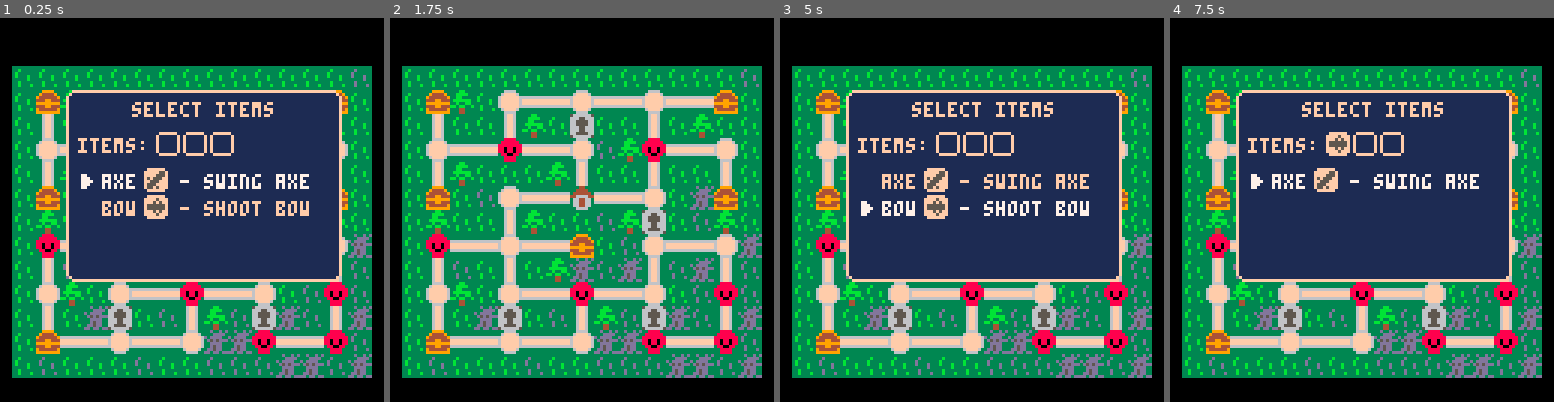
Above: before the commit, frames 1-4 (left to right).
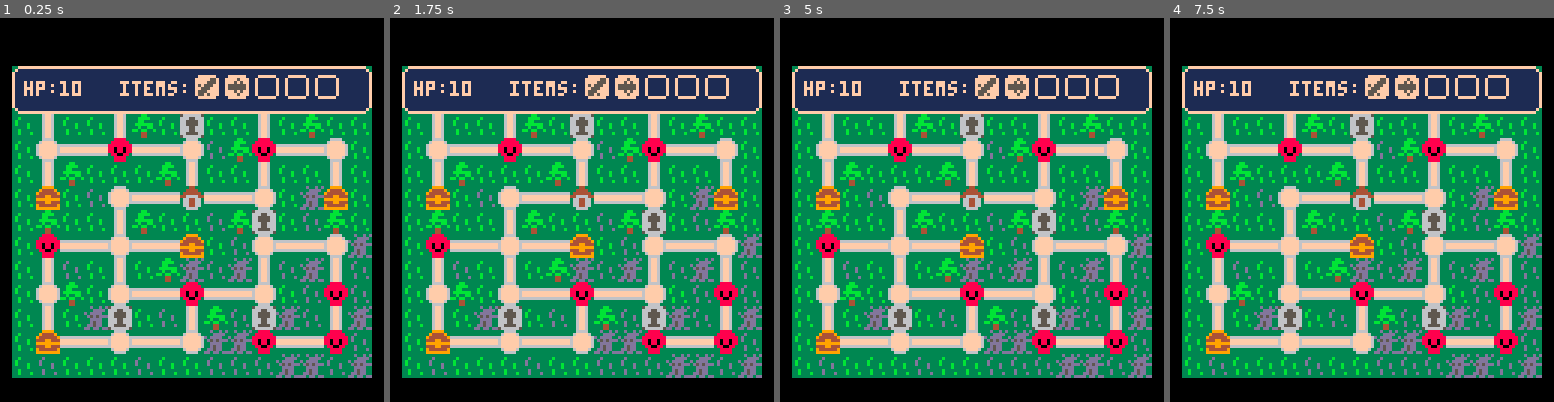
Above: after the commit, the same moments.

Repository: AddisonMink/tumberts-quest-p8
Game: PICO-8 cartridge wip.p8
Same seed, same stepped clock (60 frames per second), same inputs: the game is played once before the commit and once after it.
Inputs:
- Up to frame 1 (0.25 s): no input
- Up to frame 2 (1.75 s): tap X (X key) at 0.33, 1.07 s; tap O (Z key) at 0.7, 1.7 s; hold Right from 1.6 s (still down)
- Up to frame 3 (5 s): tap X (X key) at 1.85, 2.97, 4.08 s; release Right at 2.1 s; tap O (Z key) every 0.4 s from 2.1 to 4.9 s; hold Up 2.15-2.42 s; hold Right 2.47-3.03 s; hold Left 3.08-3.58 s; hold Down 3.63-3.97 s; hold Right 4.02-4.68 s; hold Up from 4.73 s (still down)
- Up to frame 4 (7.5 s): release Up at 5.03 s; hold Left 5.08-5.68 s; tap X (X key) at 5.2, 6.32, 7.43 s; tap O (Z key) every 0.4 s from 5.3 to 7.3 s; hold Down 5.73-6.03 s; hold Right 6.08-6.58 s; hold Right 6.63-7.13 s; hold Up 7.18-7.45 s

The runs differ from the first frame. In frame 1, 40% of the frame differs, in the area x 3-97%, y 12-69%; in frame 2, 12%; in frame 3, 40%; in frame 4, 40%.

Commit message:
add hud.

Diff:
--- /dev/null
+++ b/hud-ui.lua
@@ -0,0 +1,18 @@
+function hud_ui_module(max_items)
+  local me = {}
+
+  function me:draw(hp, items)
+    local y = ui:draw_npatch(0, 0, 120, 16)
+    local item_x = 32
+    y += 1
+    ui:draw_line("hp:" .. hp, 0, y)
+    item_x = ui:draw_line("items:", item_x, y)
+
+    for i = 1, max_items, 1 do
+      local id = i <= #items and items[i].icon or 32
+      spr(id, item_x + 48 + (i - 1) * 10, y - 2)
+    end
+  end
+
+  return me
+end
--- a/wip.p8
+++ b/wip.p8
@@ -5,8 +5,11 @@
 #include inventory-ui.lua
 #include add-item-ui.lua
 #include select-items-ui.lua
+#include hud-ui.lua
 
+max_items = 5
 ui = ui_module()
+hud = hud_ui_module(max_items)
 
 cards = {
   { name = "axe", desc = "swing axe", icon = 33 },
@@ -24,15 +27,16 @@
 function _update()
   --inventory_ui:update()
   --add_item_ui:update()
-  select_items_ui:update()
+  --select_items_ui:update()
 end
 
 function _draw()
   cls()
   map()
+  hud:draw(10, cards)
   --inventory_ui:draw()
   --add_item_ui:draw()
-  select_items_ui:draw()
+  --select_items_ui:draw()
 end
 
 __gfx__
